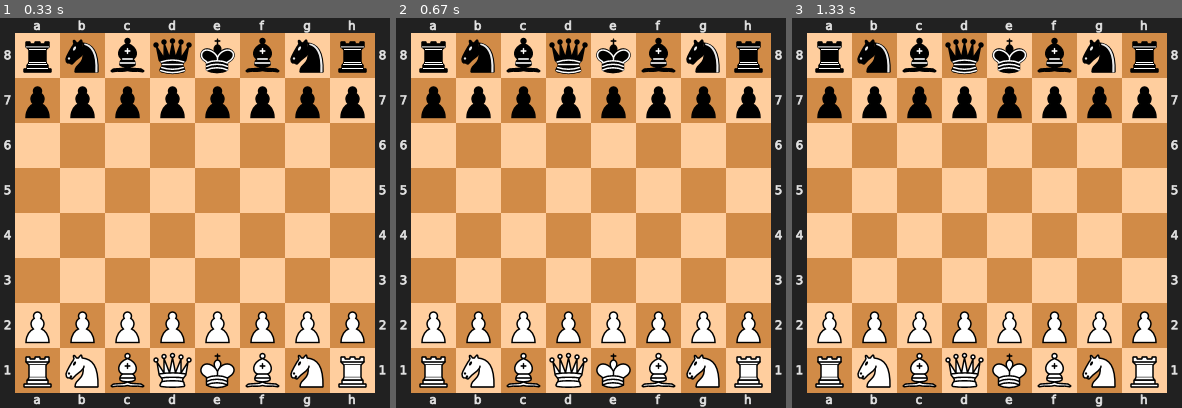
Above: before the commit, frames 1-3 (left to right).
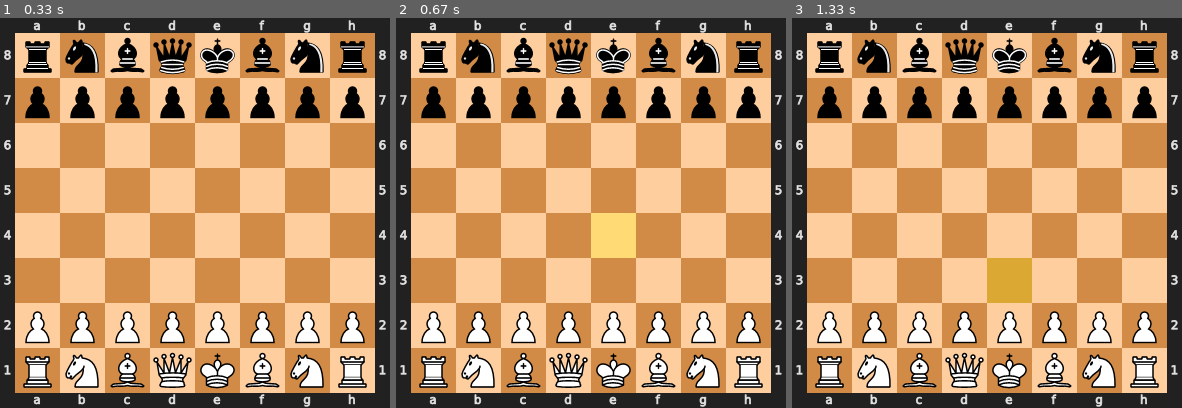
Above: after the commit, the same moments.

Repository: matthias-ae/pygame-chess
Game: pygame game, started from game.py
Same seed, same stepped clock (60 frames per second), same inputs: the game is played once before the commit and once after it.
Inputs (mouse positions are in pixels of both pictures, inside the frame that each line leads up to):
- Up to frame 1 (0.33 s): no input
- Up to frame 2 (0.67 s): press the mouse at (594, 236) at 0.37 s; move the mouse to (544, 228) at 0.47 s; release the mouse at (497, 216) at 0.6 s
- Up to frame 3 (1.33 s): click (1026, 298) at 0.83 s

Frame 1 is identical in both runs. In frame 2, 1.3% of the frame differs, in the area x 50-62%, y 50-62%; in frame 3, 1.3%.

Commit message:
Highlighting moves

Diff:
--- a/game.py
+++ b/game.py
@@ -18,6 +18,7 @@
 	print('Proceeding without engine: You could provide path to engine as commandline argument (e.g. `python3 chessgame.py /usr/bin/stockfish`), then keypress will make engine move')
 
 def make_move(move):
+	board.highlight([move.from_square, move.to_square])
 	if move in board.legal_moves:
 		board.push(move)
 		board.draw(screen)
@@ -36,6 +37,9 @@
 			make_move(result.move)
 		elif event.type == pygame.MOUSEBUTTONDOWN and not from_square:
 			from_square = board.select(event.pos)
+			board.highlight([from_square])
+			board.draw(screen)
+			pygame.display.flip()
 		elif event.type == pygame.MOUSEBUTTONUP and from_square: # to-square => make move
 			to_square = board.select(event.pos)
 			if to_square and to_square != from_square:
--- a/pgboard.py
+++ b/pgboard.py
@@ -46,10 +46,16 @@
 			self._symbol_size = Pt(*self._symbol[letter].get_size())
 		self._empty_board = _svg2image(chess.svg.board())
 		self._border = (Pt(*self._empty_board.get_size()) - 8 * self._symbol_size) // 2
+		self._highlight = pygame.Surface(tuple(self._symbol_size))
+		self._highlight.fill(pygame.Color(255, 255, 0))
+		self._highlight.set_alpha(65)
+		self._highlighted = []
 
 	def draw(self, screen):
 		screen.blit(self._empty_board, (0, 0))
 		pos = Pt(0, 0)
+		for square in self._highlighted:
+			screen.blit(self._highlight, tuple(self._symbol_size * Pt(chess.square_file(square), 7-chess.square_rank(square)) + self._border))
 		for c in str(self):
 			if c == '\n':
 				pos.y += 1
@@ -65,4 +71,7 @@
 	def select(self, cursor):
 		pos = (Pt(*cursor) - self._border) // self._symbol_size
 		if 0 <= pos.x < 8 and 0 <= pos.y < 8:
-			return chess.parse_square('abcdefgh'[pos.x] + str(8-pos.y))
+			return chess.square(pos.x, 7-pos.y)
+
+	def highlight(self, squares):
+		self._highlighted = squares
